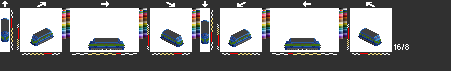
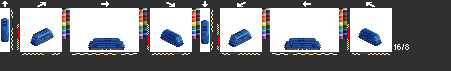
Layered file, before and after one edit (w=451, h=71). Changes by layer:
hid "nmbs3" over 1, 19, 381, 46
hid "52/53" over 1, 19, 381, 46
showed "my" over 1, 19, 381, 46
